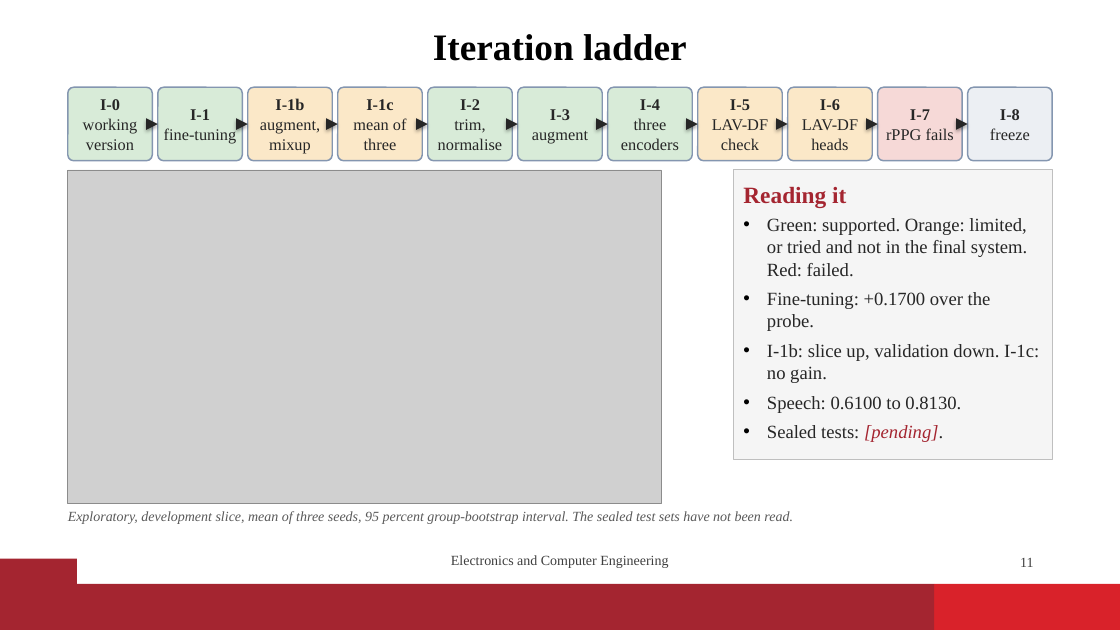
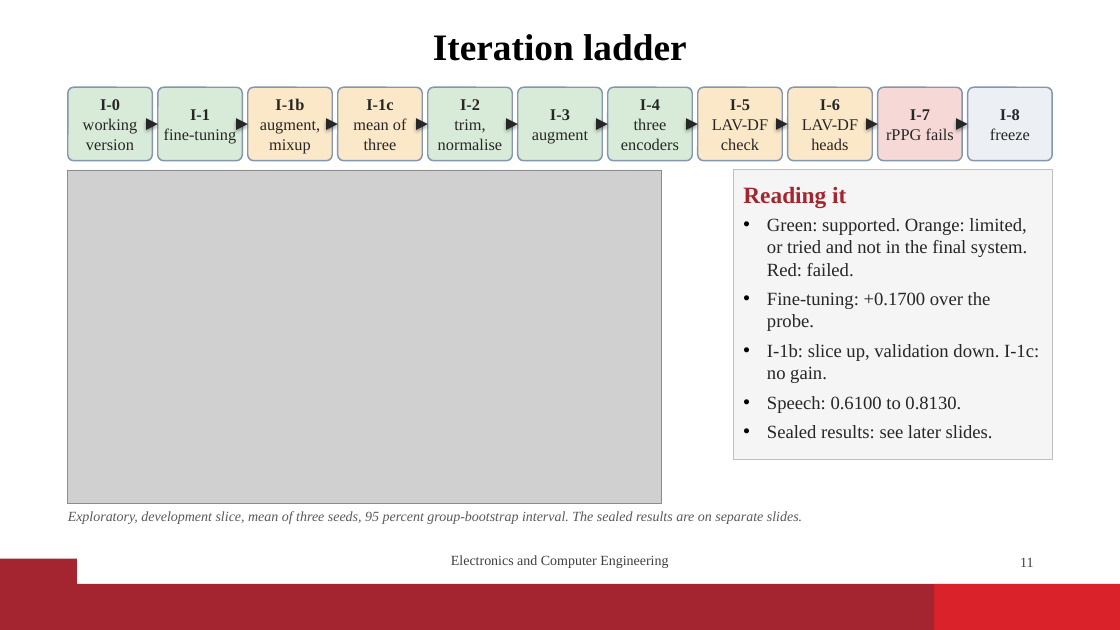
Before and after one commit to vaibhavshiroorkar/deepfake-detection, a slide deck: slide 11 of slides/DeepFake_Detection_Presentation.pptx. Drawn at 1120x630 pixels with LibreOffice and Linux fonts; fonts in the diff are those of the drawing; grey boxes stand for pictures; background and template pictures are left out. Boxes give left, top, right and bottom in pixels: in the first picture for what was removed or moved away, otherwise in the second. Text is boxed around its words. In the diff, an @@ line names an element or a change of style, - is before the commit and + after.

Commit message:
paper,report,slides: sealed results (T1 to T3, staircase, LAV-DF), pending cells filled; ladder figure I-8 row

```diff
--- a/slides/DeepFake_Detection_Presentation.pptx
+++ b/slides/DeepFake_Detection_Presentation.pptx
@@ text in rectangle at box(767, 425, 993, 438): text changed @@
-• Sealed tests: [pending].
+• Sealed results: see later slides.
@@ text at box(68, 511, 802, 524): text changed @@
-Exploratory, development slice, mean of three seeds, 95 percent group-bootstrap interval. The sealed test sets have not been read.
+Exploratory, development slice, mean of three seeds, 95 percent group-bootstrap interval. The sealed results are on separate slides.
```
Also in this commit, not shown: 13 other slides changed, 3 slides added, 17 other files.
